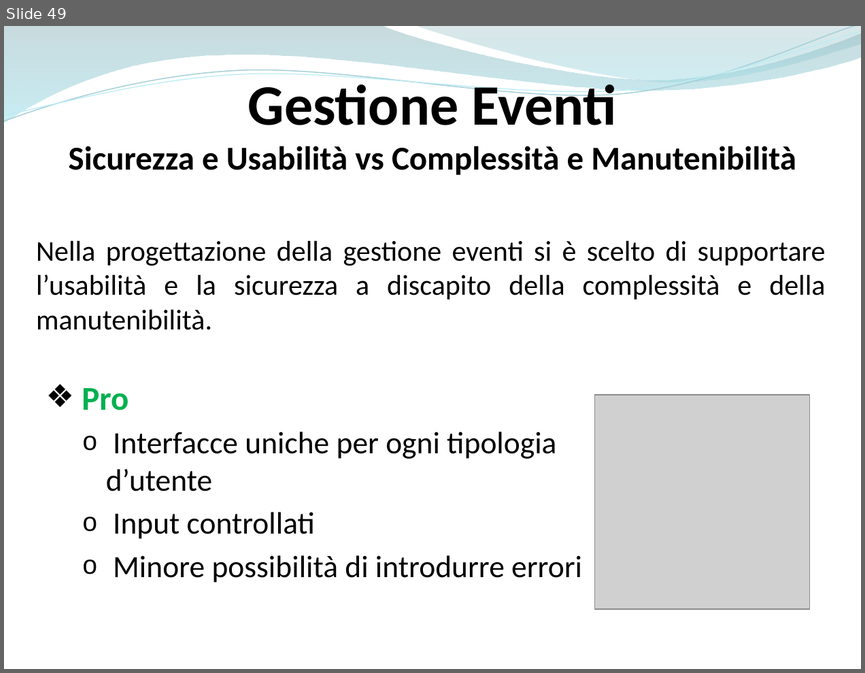
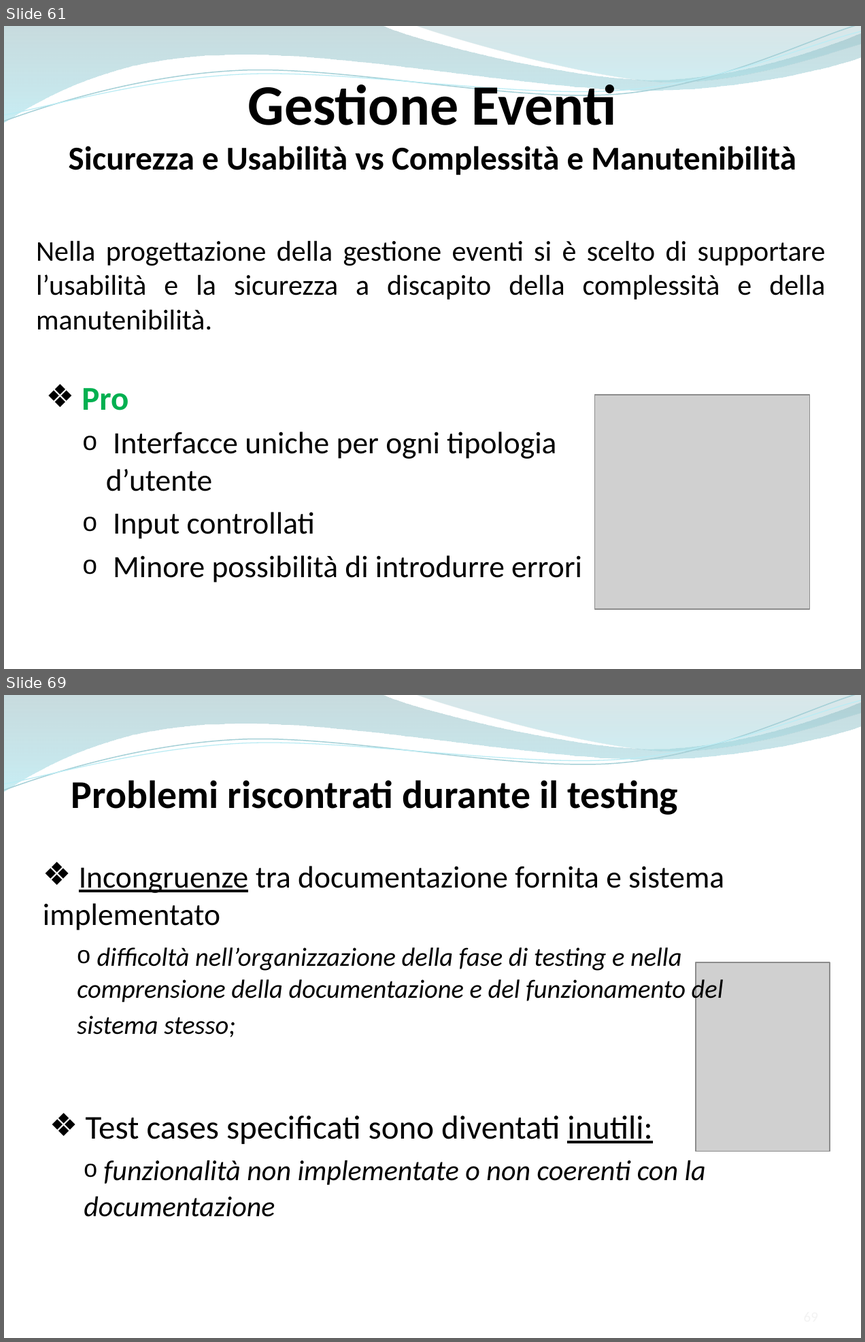
Before and after one commit to ammirate/at-silo, a slide deck: Presentazione/Atsilo2/Atsilo_M_PresentazioneFinale.pptx. Shown one above the other, each under a label of ours: slide 49 before the commit, slides 61 and 69 after it; the slides between them are not shown. The pictures are 865x673 and 865x1342 pixels, drawn with LibreOffice and Linux fonts; fonts in the diff are those of the drawing; grey boxes stand for pictures. Boxes give left, top, right and bottom in pixels: in the first picture for what was removed or moved away, otherwise in the second. Text is boxed around its words. In the diff, an @@ line names an element or a change of style, - is before the commit and + after.

```diff
--- a/Presentazione/Atsilo2/Atsilo_M_PresentazioneFinale.pptx
+++ b/Presentazione/Atsilo2/Atsilo_M_PresentazioneFinale.pptx
@@ slide 69 added at (x1=4, y1=695, x2=861, y2=1338), background #FFFFFF; not listed: 4 template elements that a slide beside it also shows @@
@@ text added at (x1=71, y1=780, x2=679, y2=815), 33 pt, text #000000, bold @@
+Problemi riscontrati durante il testing
@@ text added at (x1=43, y1=866, x2=724, y2=1037), 22 pt, text #000000, italic @@
+❖ Incongruenze tra documentazione fornita e sistema implementato
+  o difficoltà nell’organizzazione della fase di testing e nella comprensione della documentazione e del funzionamento del sistema stesso;
@@ picture added at (x1=696, y1=962, x2=829, y2=1151) @@
@@ text added at (x1=84, y1=1115, x2=706, y2=1217), 24 pt, text #000000, italic @@
+❖ Test cases specificati sono diventati inutili:
+  o funzionalità non implementate o non coerenti con la documentazione
@@ what was slide 49 is now slide 61 @@
```
Also in this commit, not shown: 11 slides changed, 21 other slides added, 1 slide removed.
